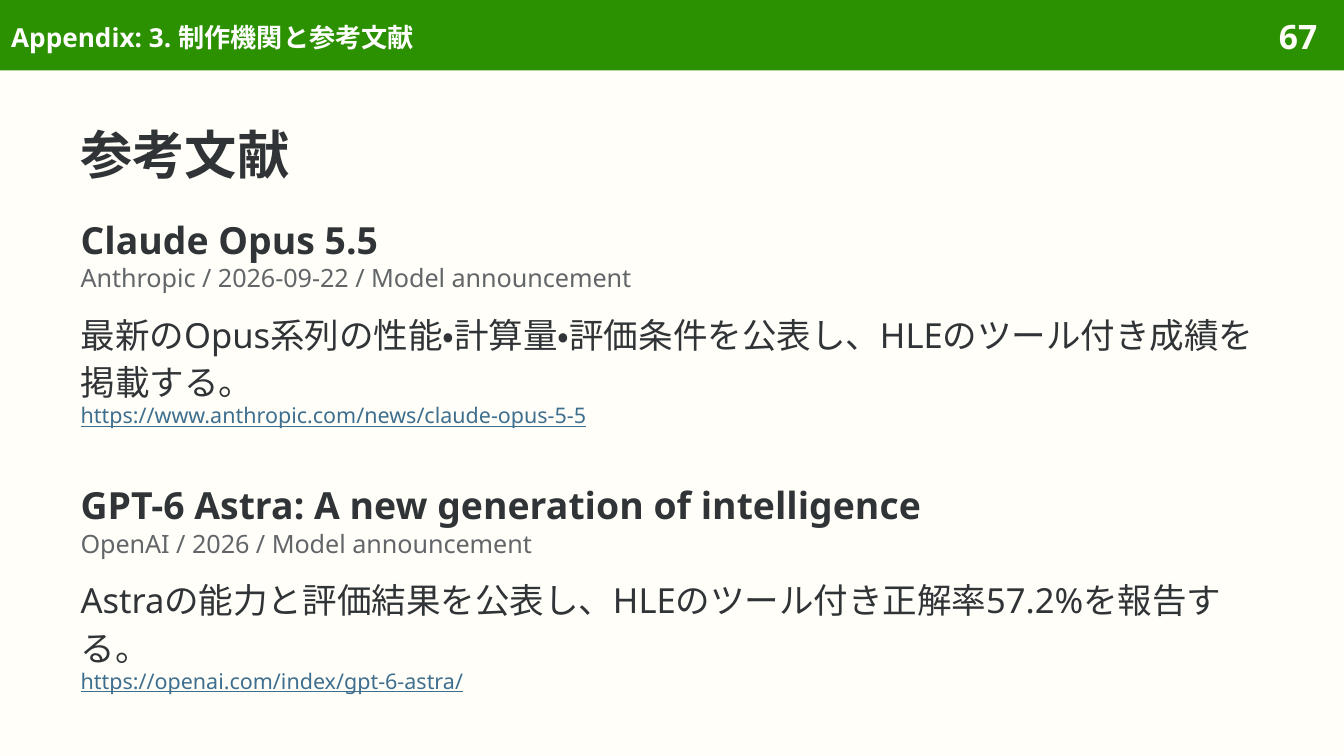
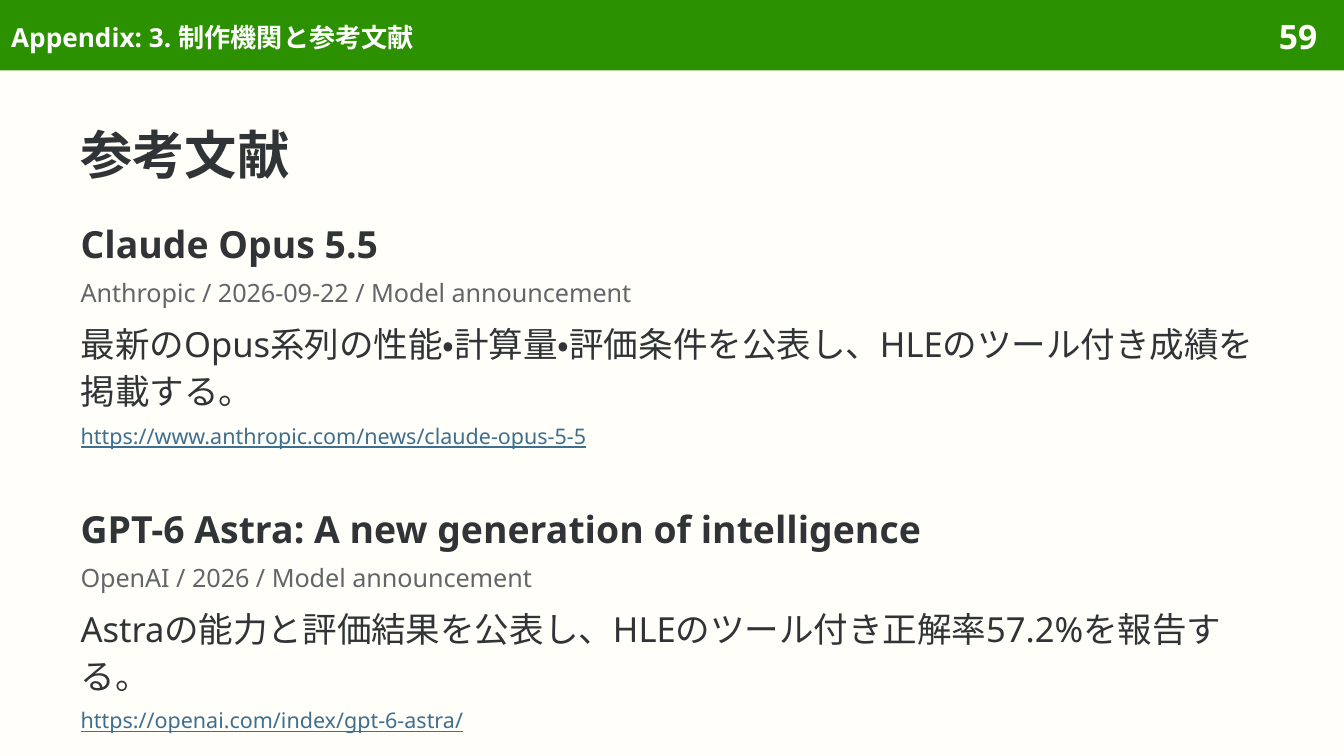
Before and after one commit to sasakiy84/datasets-in-10-minutes, a slide deck: slide 59 of slides/datasets-in-10-minutes-hle.pptx (slide 67 before the commit). Drawn at 1344x756 pixels with LibreOffice and Linux fonts; fonts in the diff are those of the drawing. Boxes give left, top, right and bottom in pixels: in the first picture for what was removed or moved away, otherwise in the second. Text is boxed around its words. In the diff, an @@ line names an element or a change of style, - is before the commit and + after.

```diff
--- a/slides/datasets-in-10-minutes-hle.pptx
+++ b/slides/datasets-in-10-minutes-hle.pptx
@@ page number at [1279,24,1317,50]: text changed @@
-67
+59
@@ text at [81,229,632,308]: paragraphs added @@
+Claude Opus 5.5
+Anthropic / 2026-09-22 / Model announcement
@@ text "Claude Opus 5.5": place and size @@
-text "Claude Opus 5.5" at [81,319,1254,398]
+text "Claude Opus 5.5" at [81,229,1254,449]
@@ text removed at [81,225,378,263] @@
-Claude Opus 5.5
@@ text removed at [81,268,632,293] @@
-Anthropic / 2026-09-22 / Model announcement
@@ text at [81,328,1254,407]: more space between paragraphs @@
@@ text removed at [81,406,587,428] @@
-https://www.anthropic.com/news/claude-opus-5-5
@@ text at [81,427,587,449]: paragraph added @@
+https://www.anthropic.com/news/claude-opus-5-5
@@ text "GPT-6 Astra: A new generation ...": place and size @@
-text "GPT-6 Astra: A new generation ..." at [81,584,1222,663]
+text "GPT-6 Astra: A new generation ..." at [81,514,1222,733]
@@ text removed at [81,490,921,528] @@
-GPT-6 Astra: A new generation of intelligence
@@ text at [81,514,921,593]: paragraphs added @@
+GPT-6 Astra: A new generation of intelligence
+OpenAI / 2026 / Model announcement
@@ text removed at [81,534,532,559] @@
-OpenAI / 2026 / Model announcement
@@ text at [81,613,1222,691]: more space between paragraphs @@
@@ text removed at [81,672,463,694] @@
-https://openai.com/index/gpt-6-astra/
@@ text at [81,711,463,733]: paragraph added @@
+https://openai.com/index/gpt-6-astra/
```
Also in this commit, not shown: 30 other slides changed, 8 slides removed, 4 other files.
